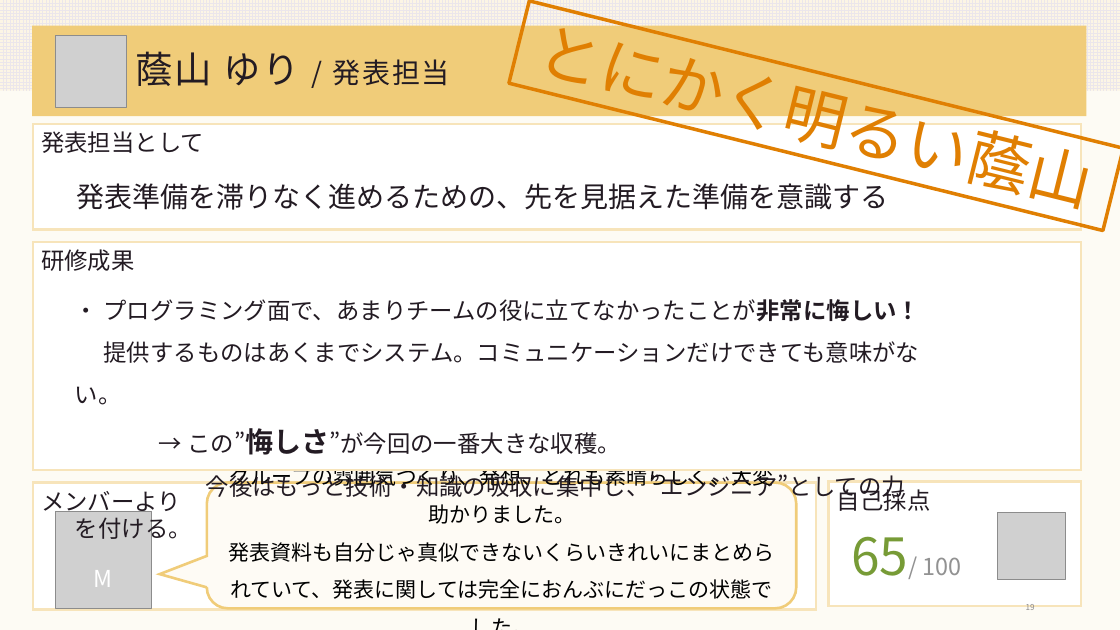
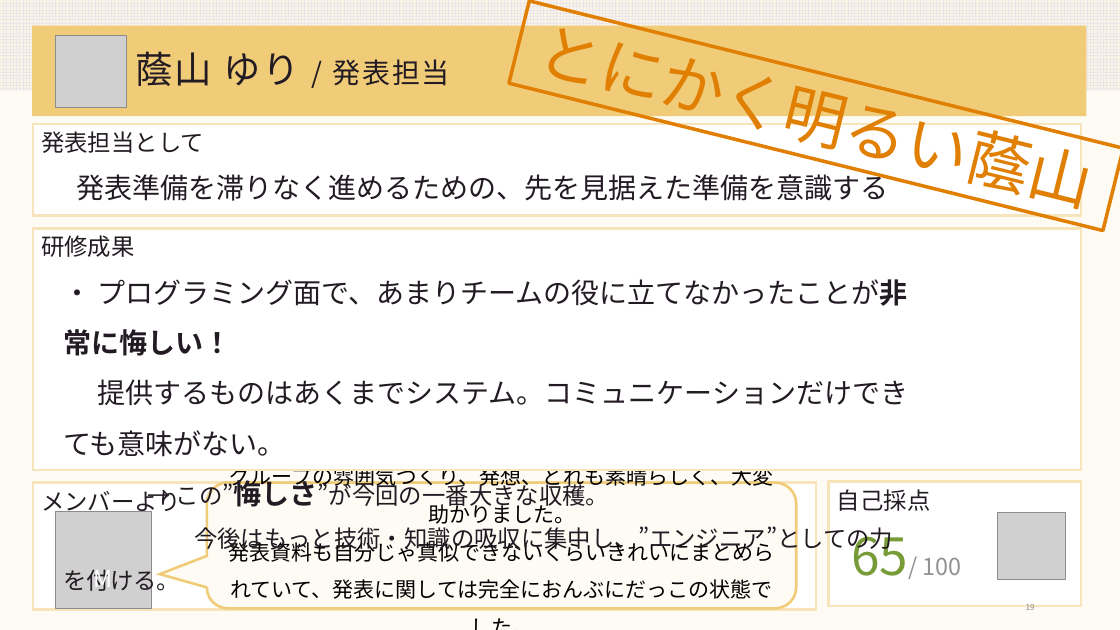
Before and after one commit to DOJO-2021/A-4, a slide deck: slide 19 of documents/worldMap発表資料改良.pptx. Drawn at 1120x630 pixels with LibreOffice and Linux fonts; fonts in the diff are those of the drawing; grey boxes stand for pictures. Boxes give left, top, right and bottom in pixels: in the first picture for what was removed or moved away, otherwise in the second. Text is boxed around its words. In the diff, an @@ line names an element or a change of style, - is before the commit and + after.

```diff
--- a/documents/worldMap発表資料改良.pptx
+++ b/documents/worldMap発表資料改良.pptx
@@ rectangle "発表担当として": place and size @@
-rectangle "発表担当として" at <box>33,124,1081,230</box>
+rectangle "発表担当として" at <box>33,124,1081,216</box>
@@ text "発表準備を滞りなく進めるための、先を見据えた準備を意識する": place and size @@
-text "発表準備を滞りなく進めるための、先を見据えた準備を意識する" at <box>77,179,889,210</box>
+text "発表準備を滞りなく進めるための、先を見据えた準備を意識する" at <box>77,170,889,201</box>
@@ rectangle "研修成果": place and size @@
-rectangle "研修成果" at <box>33,242,1081,471</box>
+rectangle "研修成果" at <box>33,229,1081,471</box>
@@ text "・ プログラミング面で、あまりチームの役に立てなかったことが非常に悔しい！": place and size @@
-text "・ プログラミング面で、あまりチームの役に立てなかったことが非常に悔しい！" at <box>75,299,921,502</box>
+text "・ プログラミング面で、あまりチームの役に立てなかったことが非常に悔しい！" at <box>63,279,909,596</box>
@@ text at <box>63,279,909,457</box>: size 20 to 24 pt in "・ プログラミング面で、あまりチームの役に立てなかったことが非常に悔しい！", "提供するものはあくまでシステム。コミュニケーションだけできても意味がない。" @@
```
Also in this commit, not shown: 1 other file.
